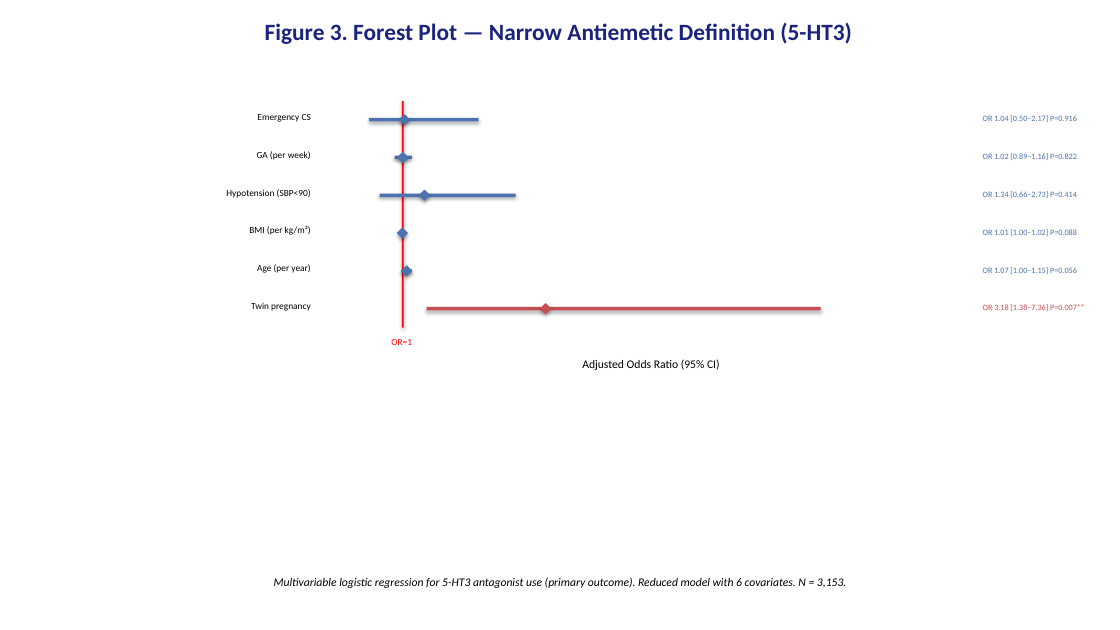
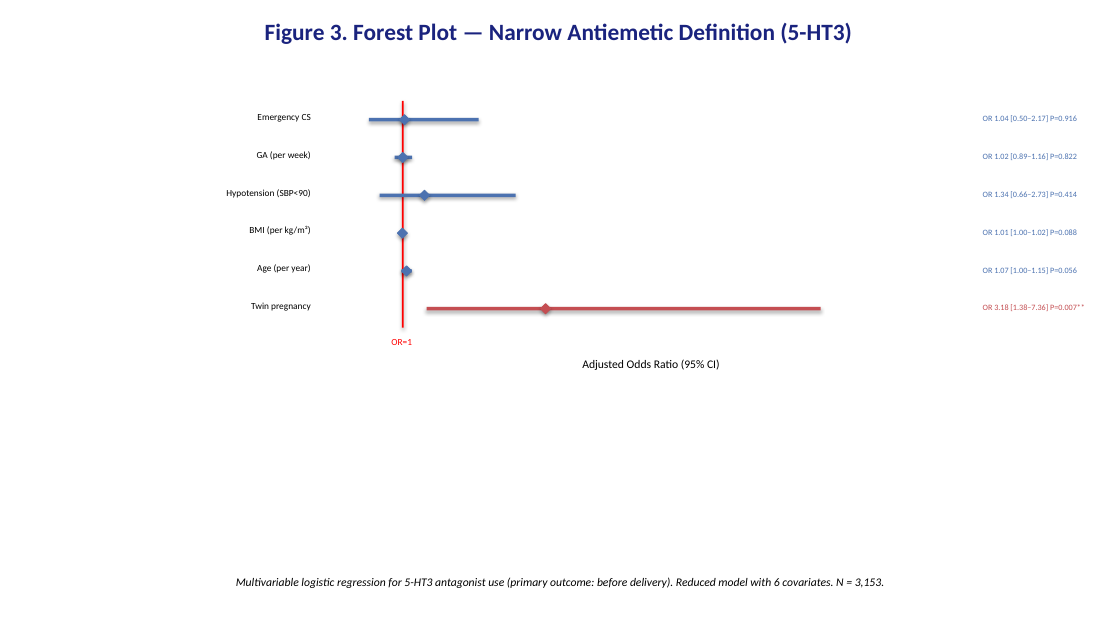
Before and after one commit to bougtoir/heat-accidents-mortality, a slide deck: slide 3 of yago_ionv/figures_strobe.pptx. Drawn at 1120x630 pixels with LibreOffice and Linux fonts; fonts in the diff are those of the drawing. Boxes give left, top, right and bottom in pixels: in the first picture for what was removed or moved away, otherwise in the second. Text is boxed around its words. In the diff, an @@ line names an element or a change of style, - is before the commit and + after.

```diff
--- a/yago_ionv/figures_strobe.pptx
+++ b/yago_ionv/figures_strobe.pptx
@@ text at box(236, 577, 884, 588): text changed @@
-Multivariable logistic regression for 5-HT3 antagonist use (primary outcome). Reduced model with 6 covariates. N = 3,153.
+Multivariable logistic regression for 5-HT3 antagonist use (primary outcome: before delivery). Reduced model with 6 covariates. N = 3,153.
```
Also in this commit, not shown: 4 other slides changed, 39 other files.
